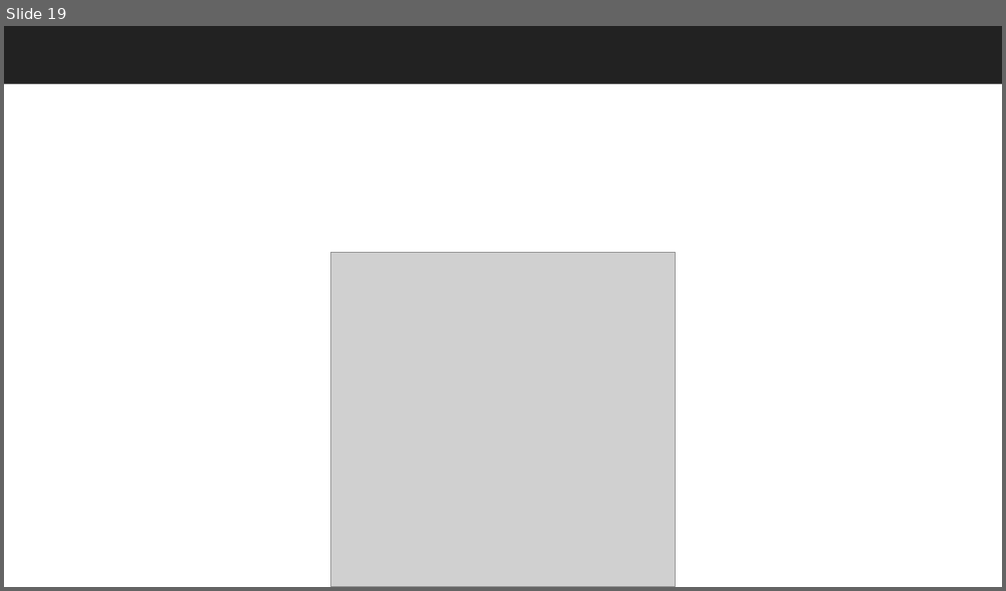
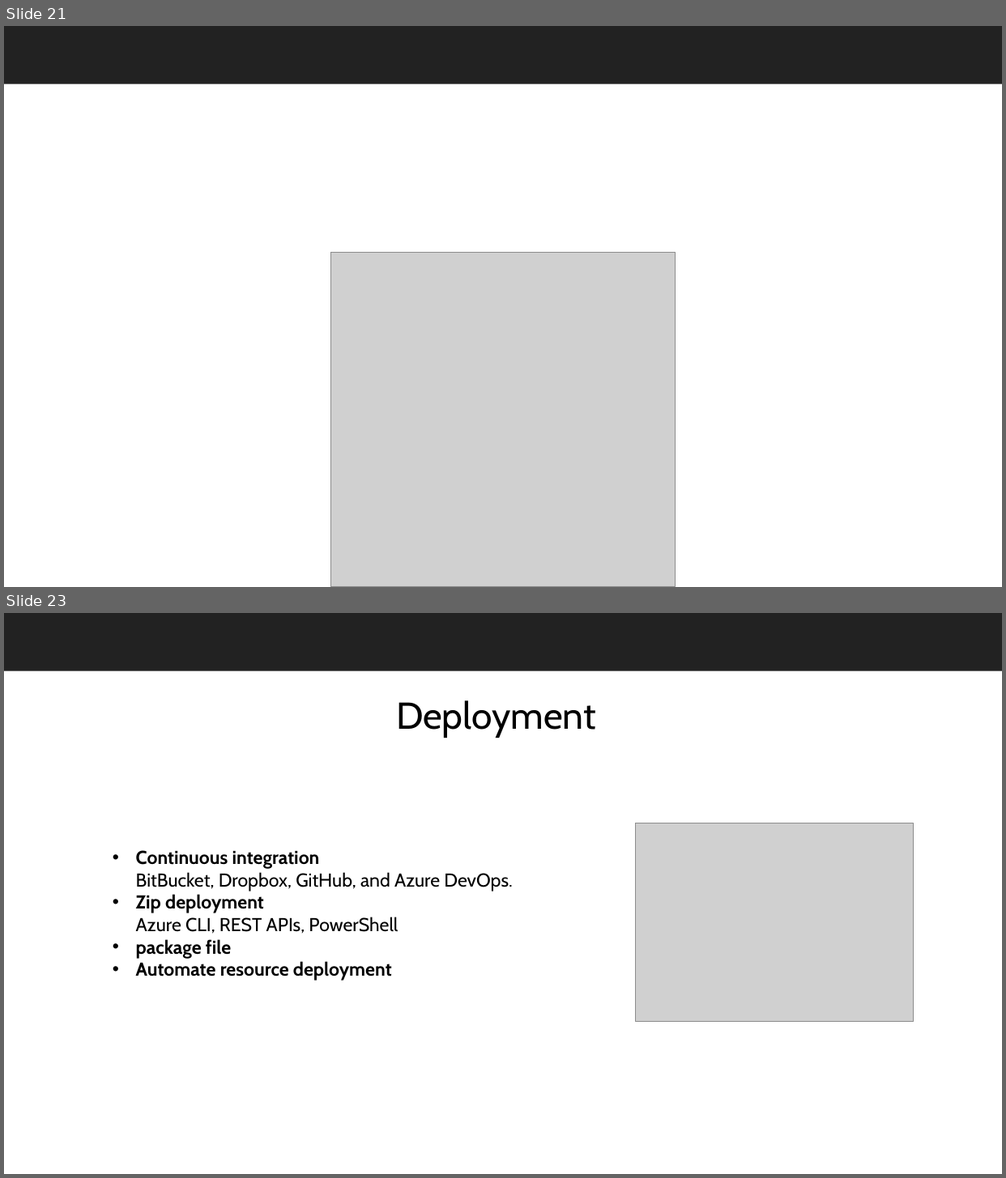
Before and after one commit to EhsanAminii/presentations, a slide deck: FunctionAppIntroduction.pptx. Shown one above the other, each under a label of ours: slide 19 before the commit, slides 21 and 23 after it; the slides between them are not shown. The pictures are 1006x591 and 1006x1178 pixels, drawn with LibreOffice and Linux fonts; fonts in the diff are those of the drawing; grey boxes stand for pictures; background and template pictures are left out. Boxes give left, top, right and bottom in pixels: in the first picture for what was removed or moved away, otherwise in the second. Text is boxed around its words. In the diff, an @@ line names an element or a change of style, - is before the commit and + after.

```diff
--- a/FunctionAppIntroduction.pptx
+++ b/FunctionAppIntroduction.pptx
@@ slide 23 added at (4, 613, 1002, 1174), background #FFFFFF; not listed: 1 template element that a slide beside it also shows @@
@@ title added at (396, 700, 596, 738), 36 pt, text #000000 @@
+Deployment
@@ picture added at (636, 824, 914, 1021) @@
@@ text added at (136, 850, 512, 981), 18 pt, text #000000, bold @@
+• Continuous integration
+  BitBucket, Dropbox, GitHub, and Azure DevOps.
+• Zip deployment
+  Azure CLI, REST APIs, PowerShell
+• package file
+• Automate resource deployment
@@ what was slide 19 is now slide 21 @@
```
Also in this commit, not shown: 3 slides changed, 6 other slides added, 2 slides removed.
